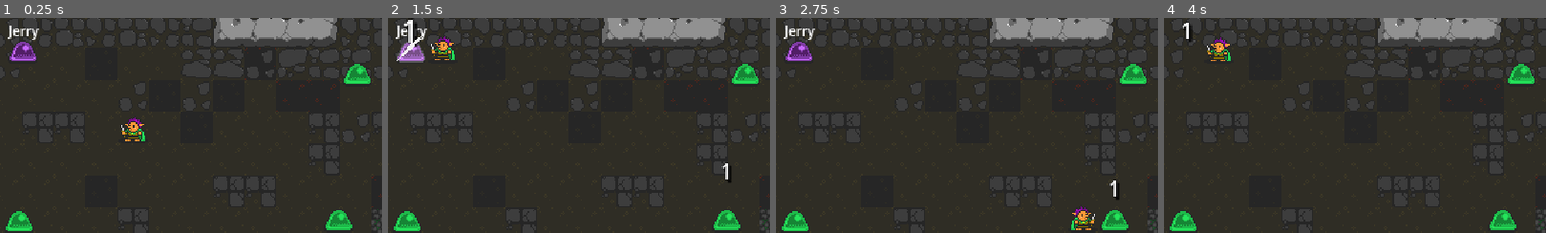
Above: before the commit, frames 1-4 (left to right).
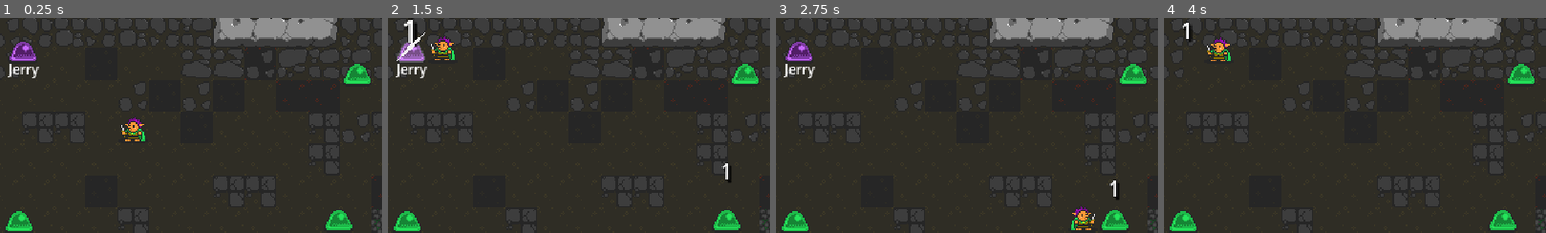
Above: after the commit, the same moments.

Repository: nuzcraft/beat-m-up
Game: Godot game, scene res://scenes/world/world.tscn
Two runs of this game, one before a commit and one after it. Both use one fixed random seed, a clock stepped at 60 frames per second and the inputs below.
Inputs:
- Up to frame 1 (0.25 s): no input
- Up to frame 2 (1.5 s): tap Enter at 0.5 s; hold Right (ui_right) 0.53-1.28 s; hold Left (ui_left) from 1.28 s (still down)
- Up to frame 3 (2.75 s): release Left (ui_left) at 2.03 s; hold Right (ui_right) from 2.03 s (still down)
- Up to frame 4 (4 s): release Right (ui_right) at 3.53 s; hold Left (ui_left) from 3.53 s (still down)
The pictures show only the part of the screen within x 26-76%, y 38-88%; the shares and areas given below are measured in that part.

The runs differ from the first frame. In frame 1, 0.4% of the frame differs, in the area x 2-11%, y 3-28%; in frame 2, 0.4%; in frame 3, 0.4%; in frame 4, nothing differs.

Commit message:
updated how damage is shown

Diff:
--- a/scenes/actor/actor.gd
+++ b/scenes/actor/actor.gd
@@ -67,7 +67,7 @@
 	var damage = base_damage + combo_damage[current_combo]
 	attack_anim(target)
 	var shake_amount = min(0.15 + (0.075 * current_combo), 0.5)
-	return {"anim": anim_name, "damage": damage, "shake_amount": shake_amount}
+	return {"anim": anim_name, "damage": damage, "shake_amount": shake_amount, "total_combo_damage": get_combo_damage(current_combo)}
 
 func attack_anim(target):
 	characterSprite.global_position = Vector2(target.global_position.x, target.global_position.y - 12)
@@ -98,3 +98,9 @@
 	if target != current_target:
 		reset_combo()
 		current_target = target
+
+func get_combo_damage(num_in_combo):
+	var total_combo_damage = 0
+	for dmg in combo_damage.keys().slice(0, num_in_combo+1):
+		total_combo_damage += (base_damage + dmg)
+	return total_combo_damage
--- a/scenes/actor/actor.tscn
+++ b/scenes/actor/actor.tscn
@@ -200,6 +200,7 @@
 }
 
 [node name="Actor" type="Node2D"]
+z_index = 5
 script = ExtResource("1_m1r0q")
 health = 3
 
--- a/scenes/actor/enemy/jerry/jerry.tscn
+++ b/scenes/actor/enemy/jerry/jerry.tscn
@@ -59,8 +59,8 @@
 
 [node name="NameLabel" type="Label" parent="CharacterSprite" index="0"]
 offset_left = -11.0
-offset_top = -19.0
+offset_top = 10.0
 offset_right = 12.0
-offset_bottom = -2.0
+offset_bottom = 27.0
 text = "Jerry"
 label_settings = SubResource("LabelSettings_sq274")
--- a/scenes/effect/effect.tscn
+++ b/scenes/effect/effect.tscn
@@ -69,6 +69,7 @@
 }]
 
 [node name="Effect" type="Node2D"]
+z_index = 15
 script = ExtResource("1_tfnch")
 
 [node name="EffectSprite" type="AnimatedSprite2D" parent="."]
--- a/scenes/floating_number/floating_number.tscn
+++ b/scenes/floating_number/floating_number.tscn
@@ -94,7 +94,8 @@
 "float": SubResource("Animation_qc3lc")
 }
 
-[node name="FloatingNumber" type="Node2D"]
+[node name="FloatingNumber" type="Node2D" groups=["floating_number"]]
+z_index = 14
 script = ExtResource("1_hfq7p")
 
 [node name="LabelHolder" type="Node2D" parent="."]
--- a/scenes/world/world.gd
+++ b/scenes/world/world.gd
@@ -65,8 +65,12 @@
 	target.take_damage(attack_info["damage"])
 	var floating_number = floating_number_scene.instantiate()
 	add_child(floating_number)
-	floating_number.set_number(attack_info["damage"])
-	floating_number.global_position = Vector2(target.global_position.x-10, target.global_position.y-24)
+	floating_number.set_number(attack_info["total_combo_damage"])
+	var num_pos: Vector2 = Vector2(target.global_position.x-10, target.global_position.y-24)
+	for num in get_tree().get_nodes_in_group("floating_number"):
+		if num.global_position == num_pos:
+			num.queue_free()
+	floating_number.global_position = num_pos
 	var effect = effect_scene.instantiate()
 	add_child(effect)
 	effect.global_position = Vector2(target.global_position.x, target.global_position.y-12)
--- a/scenes/world/world.tscn
+++ b/scenes/world/world.tscn
@@ -4232,4 +4232,5 @@
 position = Vector2(407, 282)
 
 [node name="Jerry" parent="." instance=ExtResource("4_rtd4x")]
+z_index = 5
 position = Vector2(169, 155)
